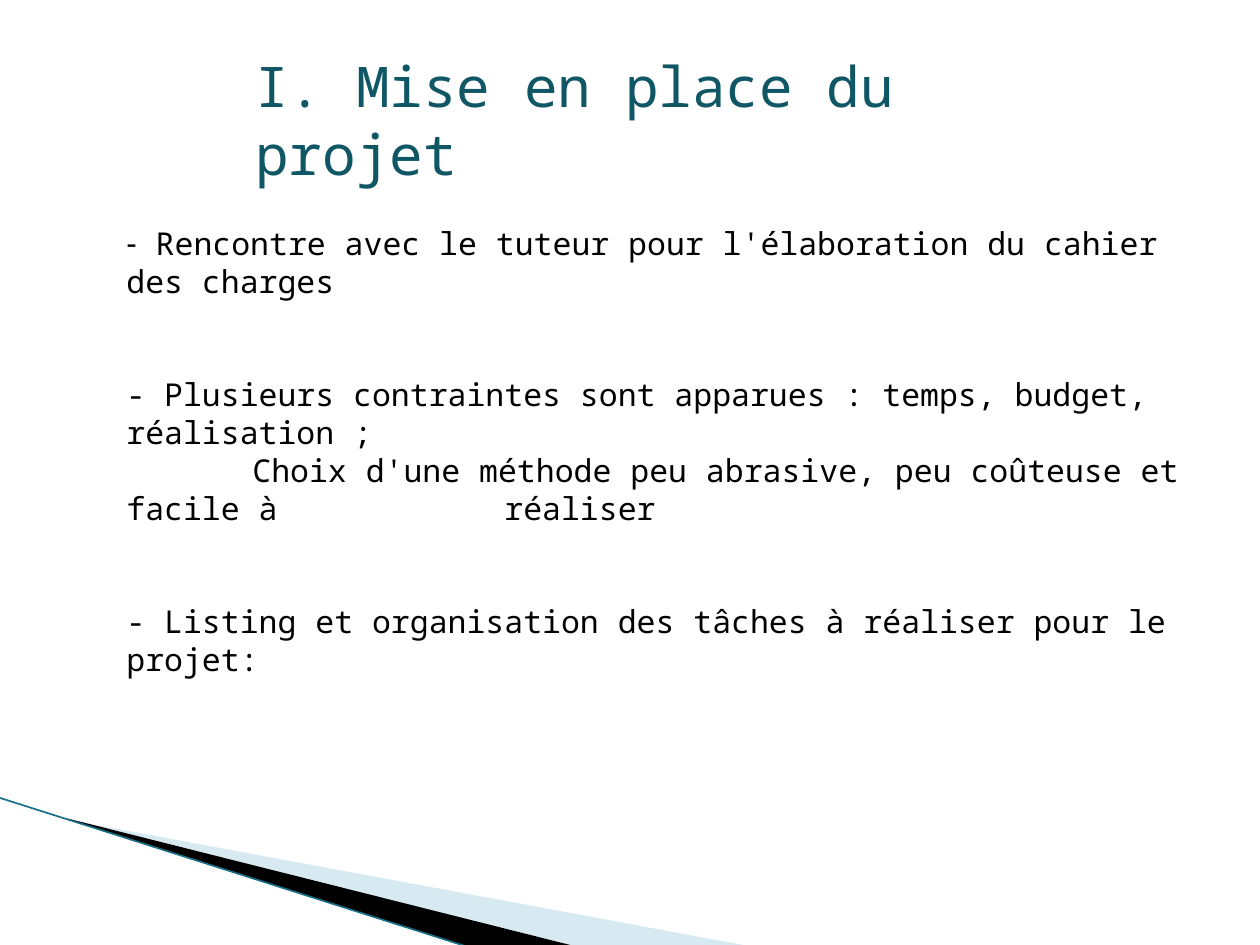
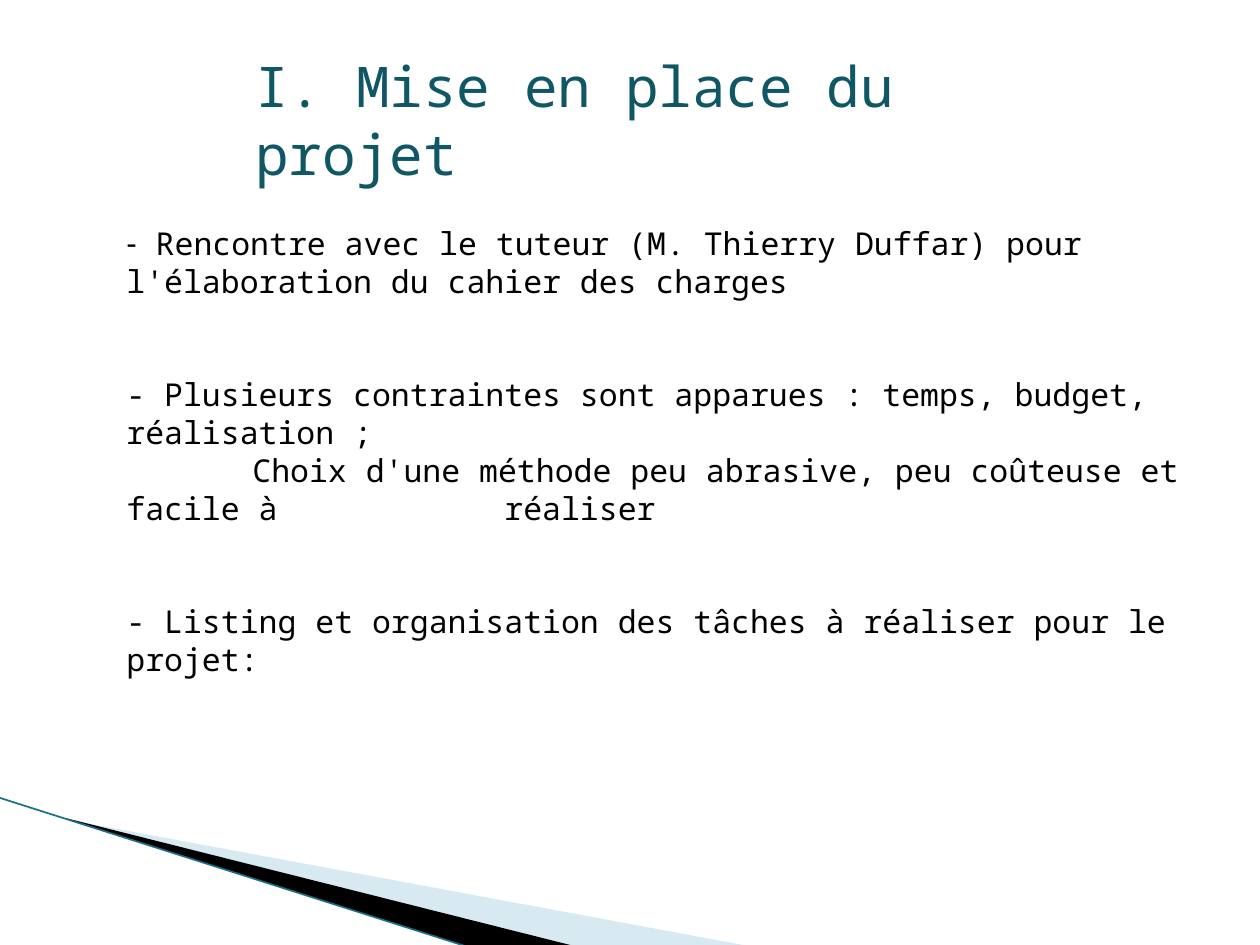
Before and after one commit to klnkg/cristallo3d, a slide deck: slide 4 of Preparation rencontre respo gestion/Powerpoint final/ANIMATION 3D EN CRISTALLOGRAPHIE.pptx (slide 2 before the commit). Drawn at 1260x945 pixels with LibreOffice and Linux fonts; fonts in the diff are those of the drawing; background and template pictures are left out. Boxes give left, top, right and bottom in pixels: in the first picture for what was removed or moved away, otherwise in the second. Text is boxed around its words. In the diff, an @@ line names an element or a change of style, - is before the commit and + after.

```diff
--- a/Preparation rencontre respo gestion/Powerpoint final/ANIMATION 3D EN CRISTALLOGRAPHIE.pptx
+++ b/Preparation rencontre respo gestion/Powerpoint final/ANIMATION 3D EN CRISTALLOGRAPHIE.pptx
@@ text at <box>126,231,1082,301</box>: text changed @@
-– Rencontre avec le tuteur pour l'élaboration du cahier des charges
+– Rencontre avec le tuteur (M. Thierry Duffar) pour l'élaboration du cahier des charges
```
Also in this commit, not shown: 1 other slide changed, 5 slides added.
